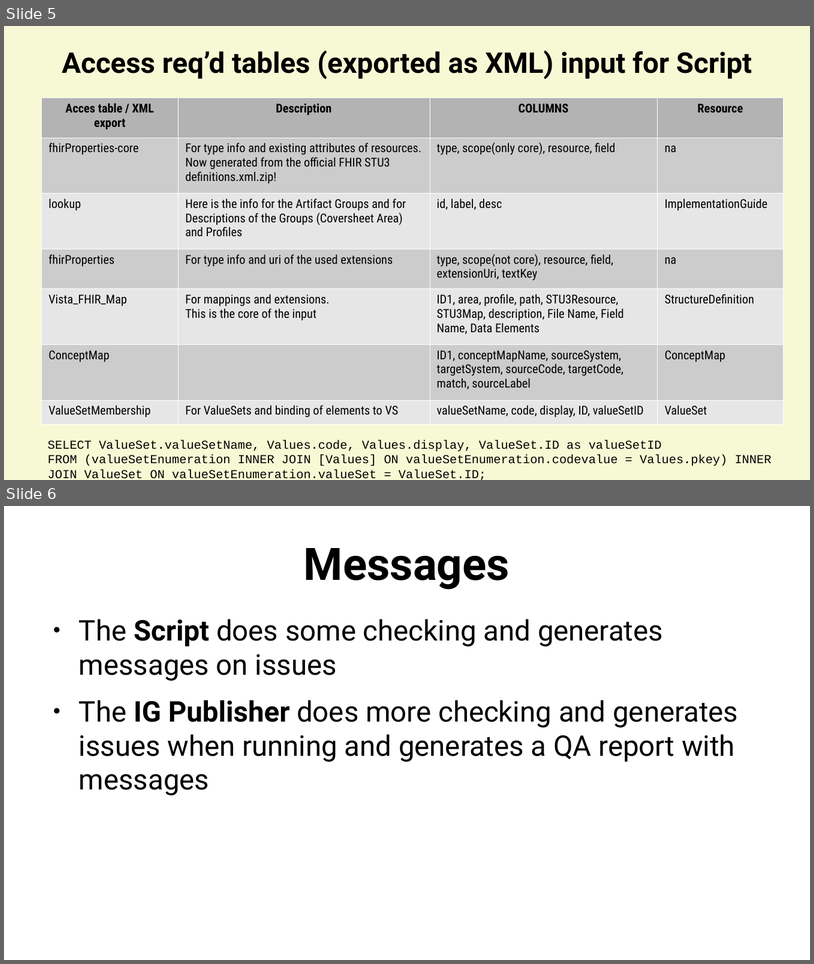
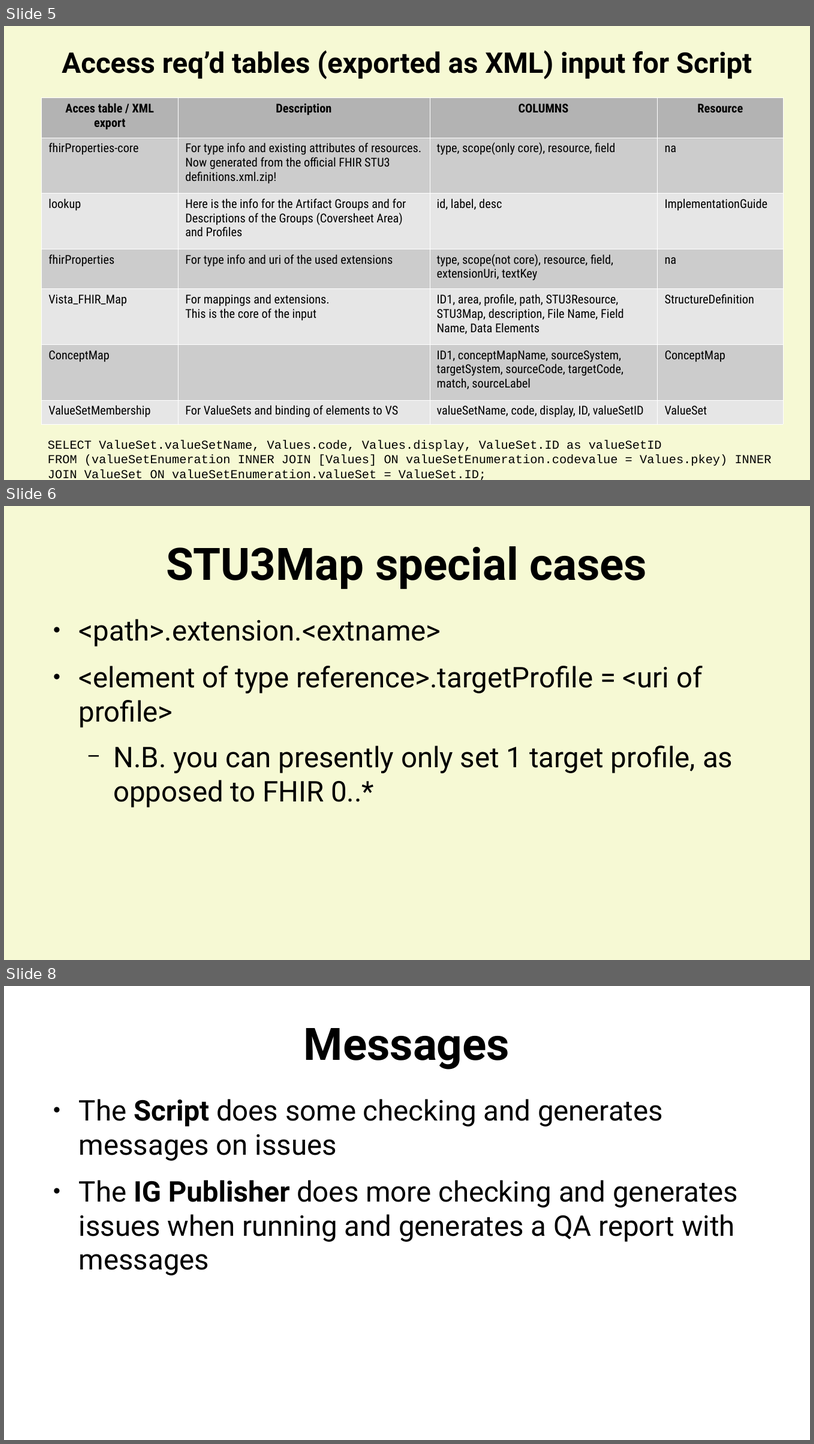
Before and after one commit to mvdzel/vha-ampl-fhir-ig, a slide deck: Documentation/docu.odp. Shown one above the other, each under a label of ours: slides 5 and 6 before the commit, slides 5, 6 and 8 after it; the slides between them are not shown. The pictures are 814x964 and 814x1444 pixels, drawn with LibreOffice and Linux fonts; fonts in the diff are those of the drawing. Boxes give left, top, right and bottom in pixels: in the first picture for what was removed or moved away, otherwise in the second. Text is boxed around its words. In the diff, an @@ line names an element or a change of style, - is before the commit and + after.

```diff
--- a/Documentation/docu.odp
+++ b/Documentation/docu.odp
@@ slide 6 added at [4, 506, 810, 960], background #F6F9D4 @@
@@ title added at [166, 546, 648, 589], 44 pt, text #000000, bold @@
+STU3Map special cases
@@ text added at [79, 619, 733, 807], 28 pt, text #000000 @@
+● <path>.extension.<extname>
+● <element of type reference>.targetProfile = <uri of profile>
+  − N.B. you can presently only set 1 target profile, as opposed to FHIR 0..*
@@ what was slide 6 is now slide 8 @@
```
Also in this commit, not shown: 3 slides changed, 1 other slide added, 2 other files.
